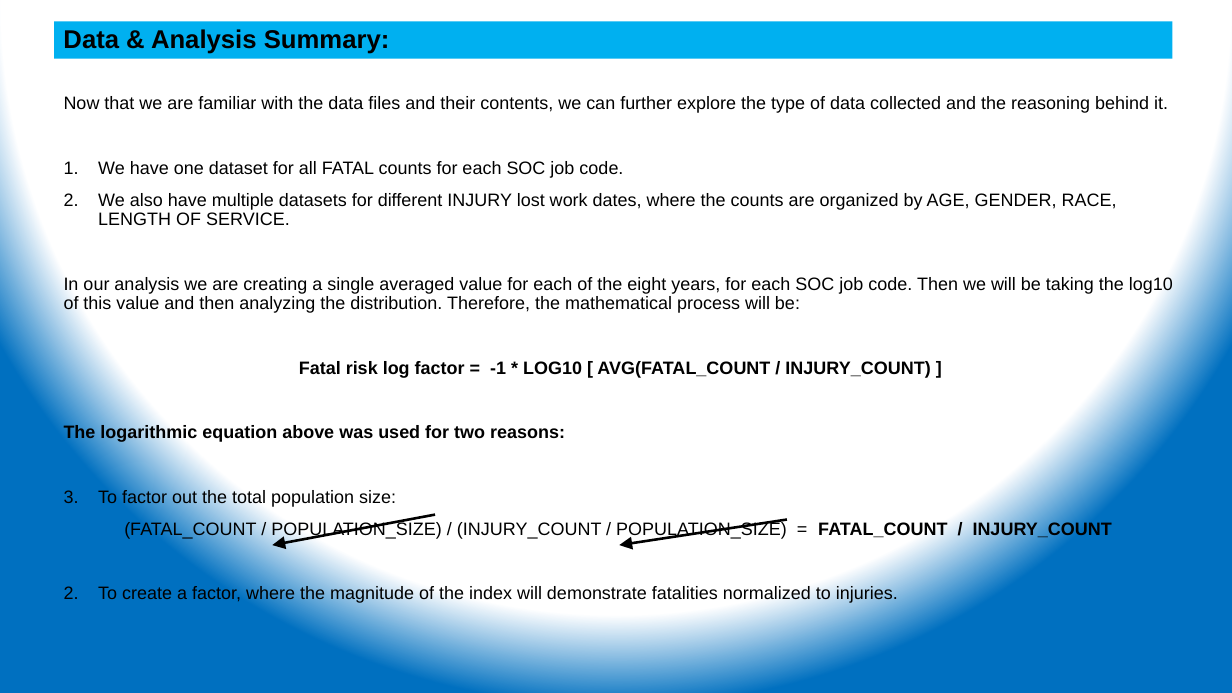
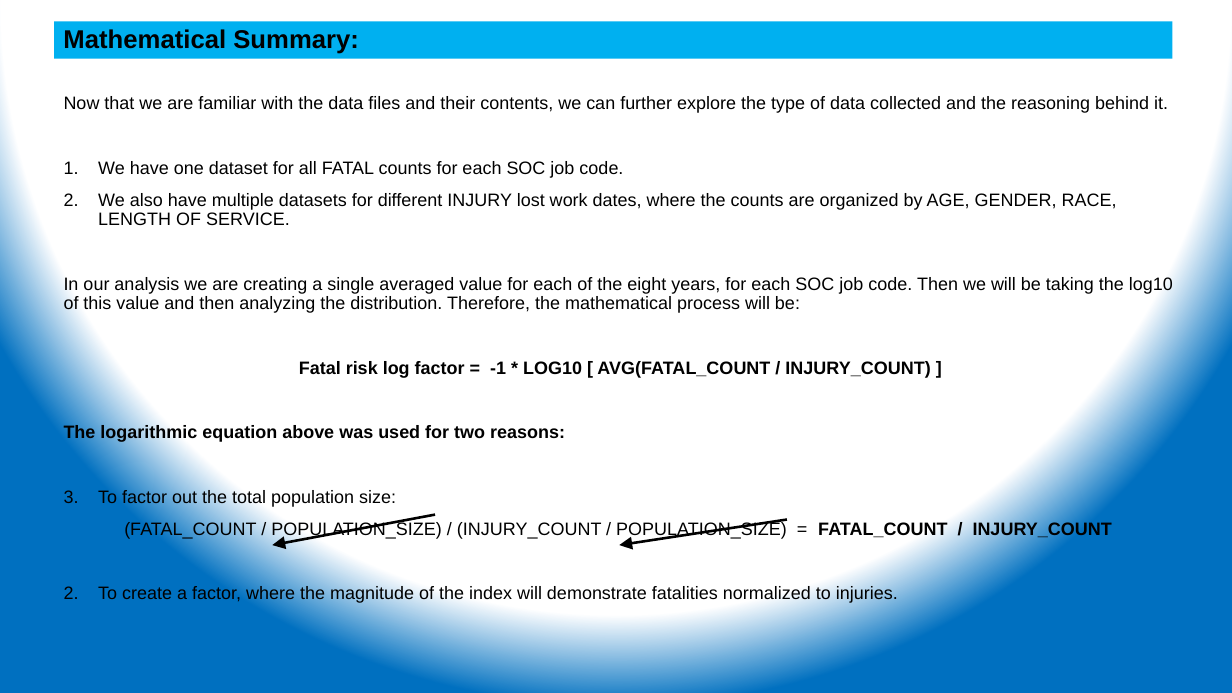
Before and after one commit to ehsintegration/yfd-phd-bls-data, a slide deck: slide 8 of D2-documentation/Data Analysis.pptx (slide 5 before the commit). Drawn at 1232x693 pixels with LibreOffice and Linux fonts; fonts in the diff are those of the drawing. Boxes give left, top, right and bottom in pixels: in the first picture for what was removed or moved away, otherwise in the second. Text is boxed around its words. In the diff, an @@ line names an element or a change of style, - is before the commit and + after.

```diff
--- a/D2-documentation/Data Analysis.pptx
+++ b/D2-documentation/Data Analysis.pptx
@@ text in rectangle at bbox=[63, 29, 359, 54]: text changed @@
-Data & Analysis Summary:
+Mathematical Summary:
```
Also in this commit, not shown: 3 other slides changed, 7 slides added, 3 other files.
